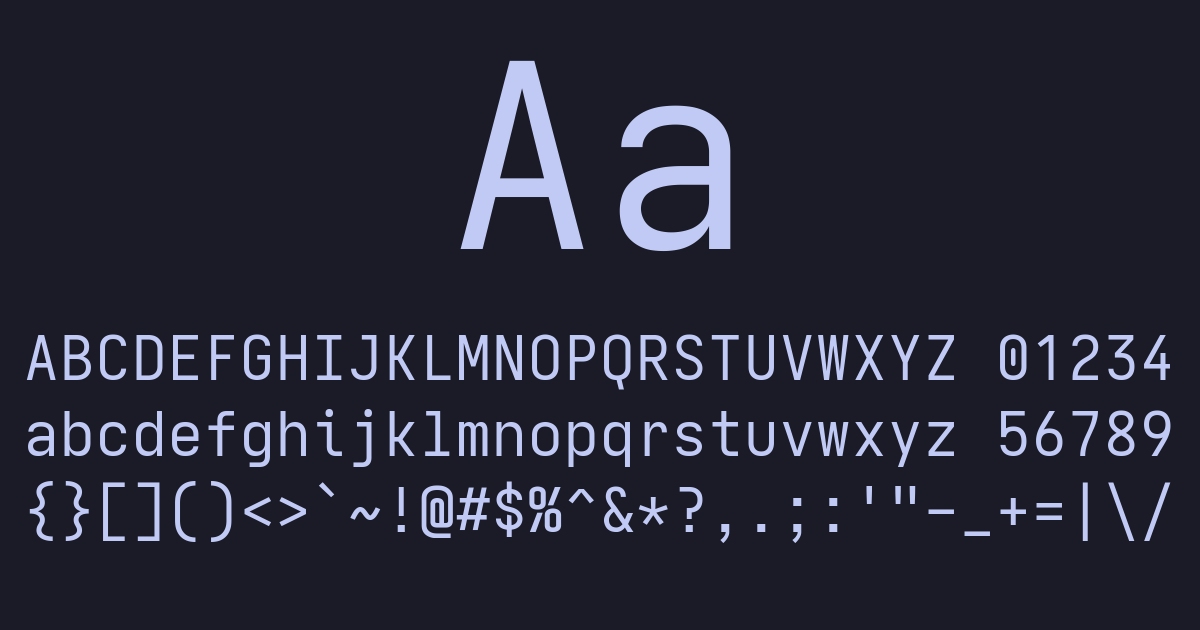
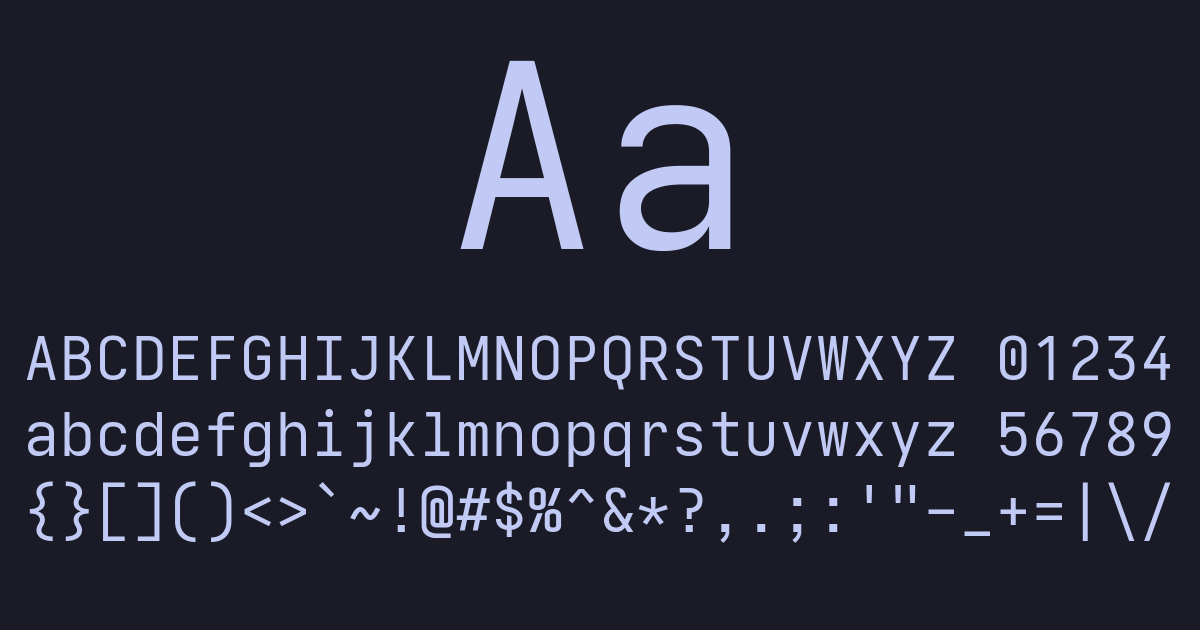
Layered file, before and after one edit (1200x630). Changes by layer:
painted on "Aa ..." over <box>27,105,1171,543</box>
